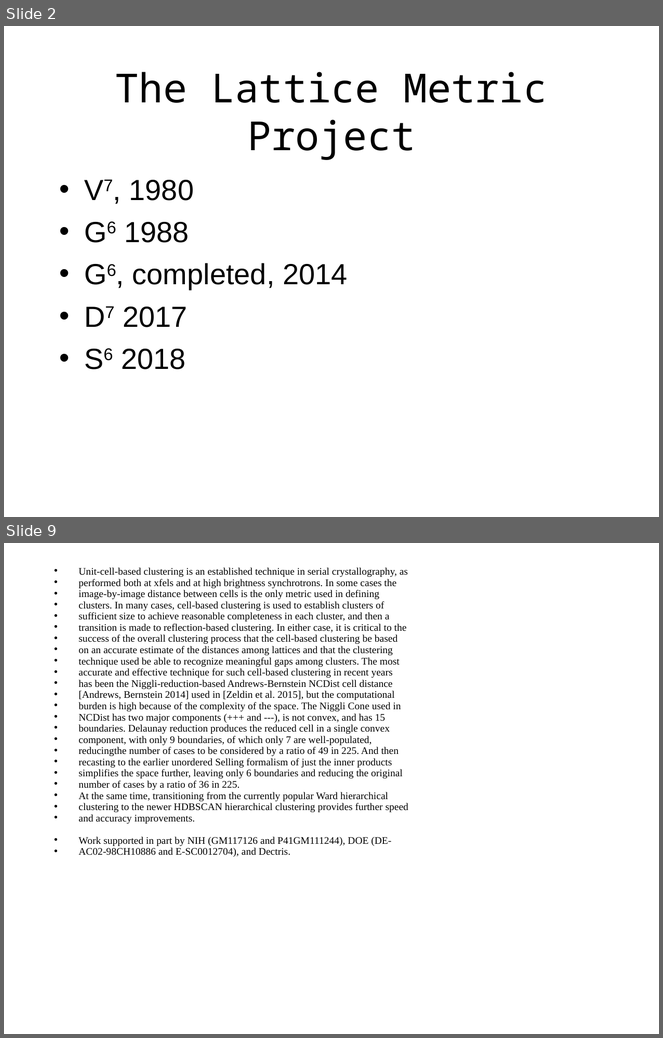
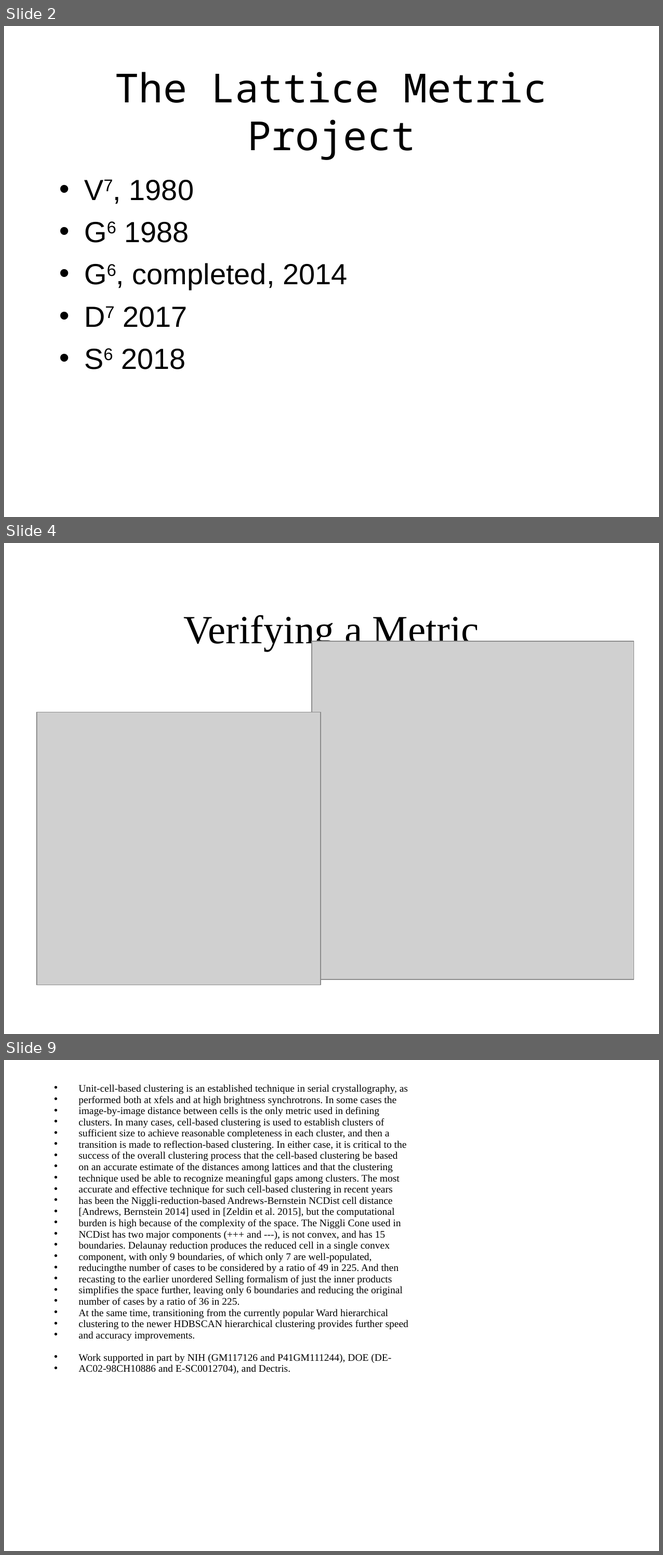
Before and after one commit to duck10/LatticeRepLib, a slide deck: PointDistanceFollower/TORONTO/Improving Unit-Cell Distance Algorithms for Clustering.ppt. Shown one above the other, each under a label of ours: slides 2 and 9 before the commit, slides 2, 4 and 9 after it; the slides between them are not shown. The pictures are 663x1038 and 663x1555 pixels, drawn with LibreOffice and Linux fonts; fonts in the diff are those of the drawing; grey boxes stand for pictures. Boxes give left, top, right and bottom in pixels: in the first picture for what was removed or moved away, otherwise in the second. Text is boxed around its words. In the diff, an @@ line names an element or a change of style, - is before the commit and + after.

```diff
--- a/PointDistanceFollower/TORONTO/Improving Unit-Cell Distance Algorithms for Clustering.ppt
+++ b/PointDistanceFollower/TORONTO/Improving Unit-Cell Distance Algorithms for Clustering.ppt
@@ slide 4 added at (4, 543, 659, 1034), background #FFFFFF @@
@@ title added at (183, 615, 479, 651), 44 pt, text #000000 @@
+Verifying a Metric
@@ picture added at (312, 641, 634, 980) @@
@@ picture added at (37, 712, 321, 985) @@
```
Also in this commit, not shown: 1 slide changed, 1 slide removed, 46 other files.
